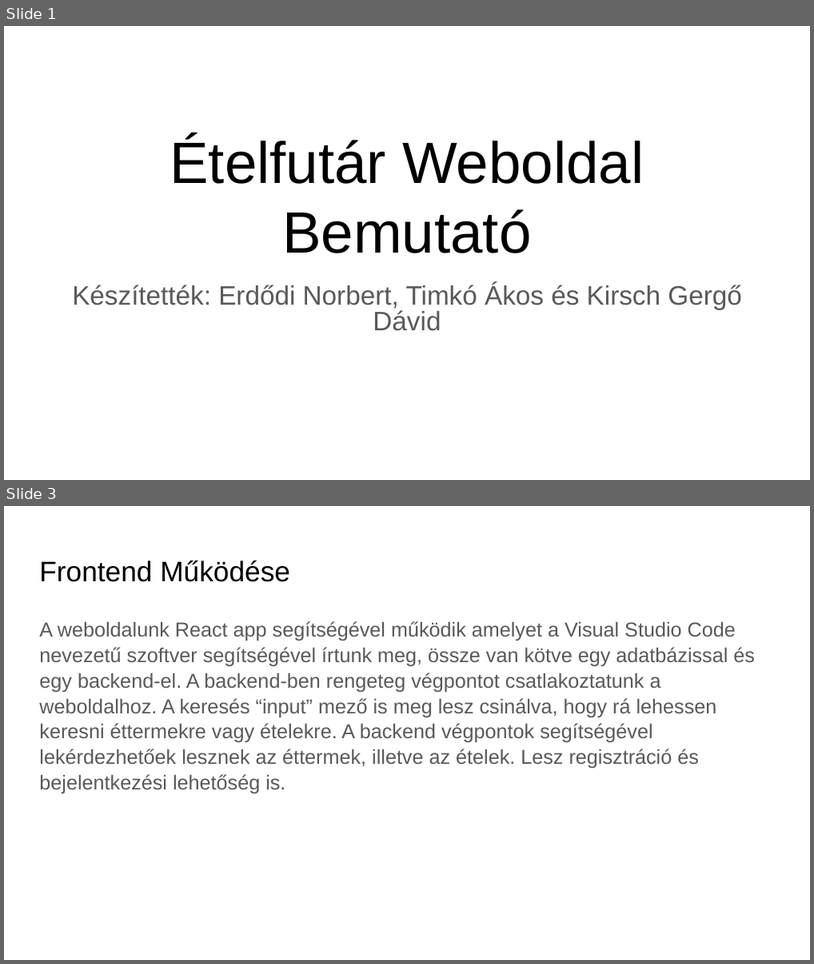
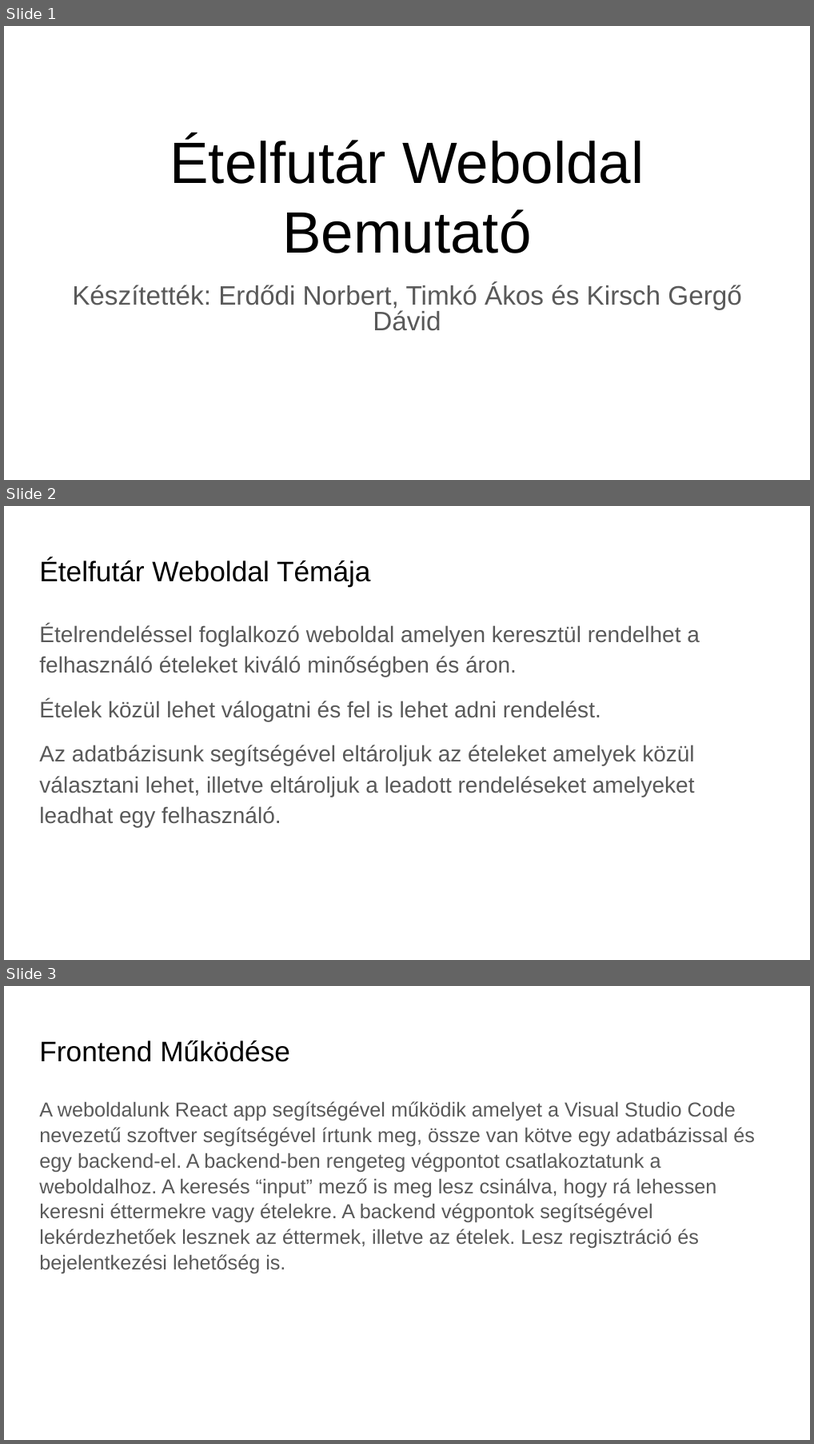
Before and after one commit to kirschg/Etelfutar, a slide deck: etelfutar_ppt_uj.pptx. Shown one above the other, each under a label of ours: slides 1 and 3 before the commit, slides 1, 2 and 3 after it; the slides between them are not shown. The pictures are 814x964 and 814x1444 pixels, drawn with LibreOffice and Linux fonts; fonts in the diff are those of the drawing; background and template pictures are left out. Boxes give left, top, right and bottom in pixels: in the first picture for what was removed or moved away, otherwise in the second. Text is boxed around its words. In the diff, an @@ line names an element or a change of style, - is before the commit and + after.

```diff
--- a/etelfutar_ppt_uj.pptx
+++ b/etelfutar_ppt_uj.pptx
@@ slide 2 added at (4, 506, 810, 960), background picture (left out) @@
@@ title added at (39, 558, 371, 586), 25.2 pt, text #000000 @@
+Ételfutár Weboldal Témája
@@ text added at (39, 624, 700, 828), 20 pt, text #595959 @@
+Ételrendeléssel foglalkozó weboldal amelyen keresztül rendelhet a felhasználó ételeket kiváló minőségben és áron.
+Ételek közül lehet válogatni és fel is lehet adni rendelést.
+Az adatbázisunk segítségével eltároljuk az ételeket amelyek közül választani lehet, illetve eltároljuk a leadott rendeléseket amelyeket leadhat egy felhasználó.
```
Also in this commit, not shown: 2 slides changed, 2 other slides added, 1 slide removed.
